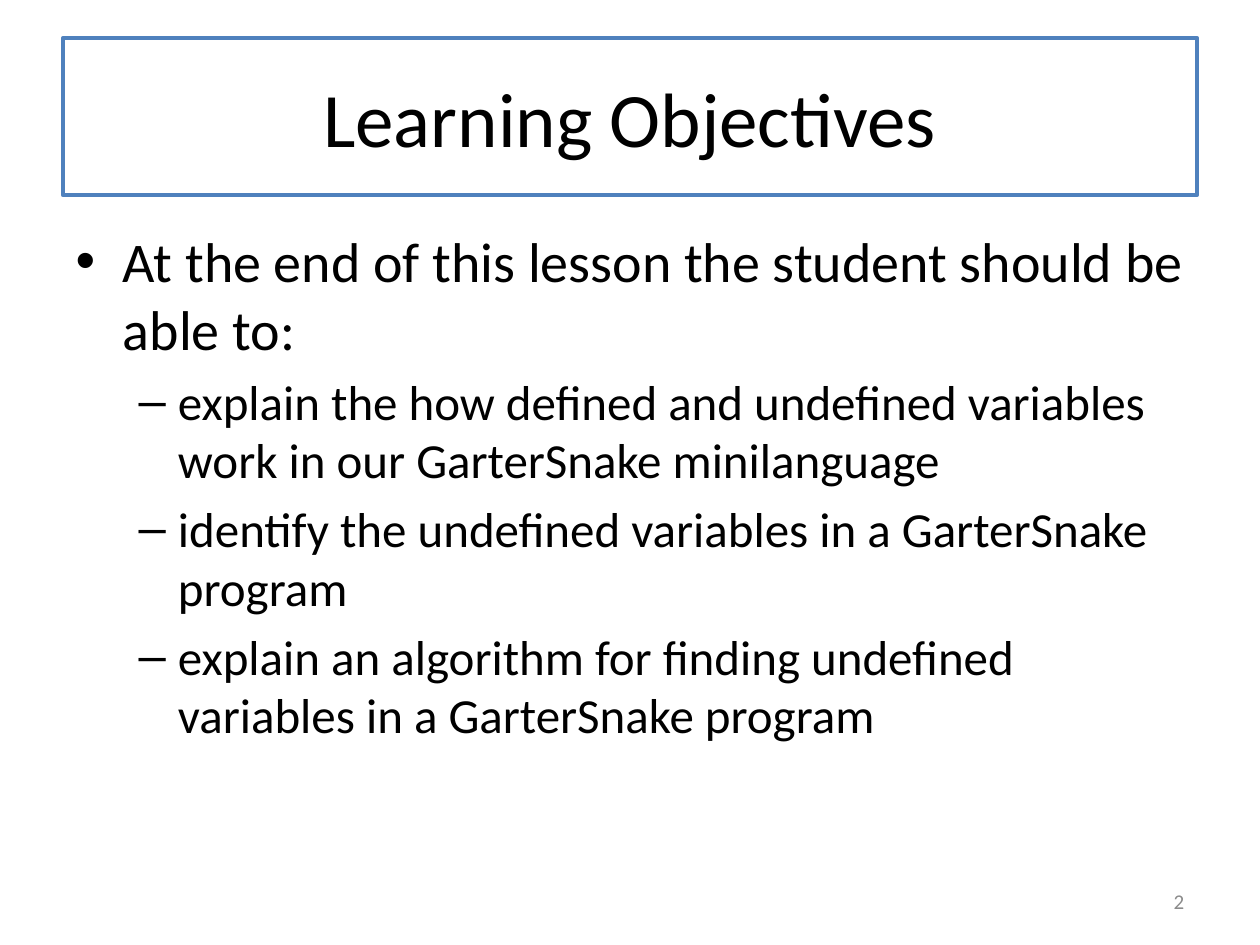
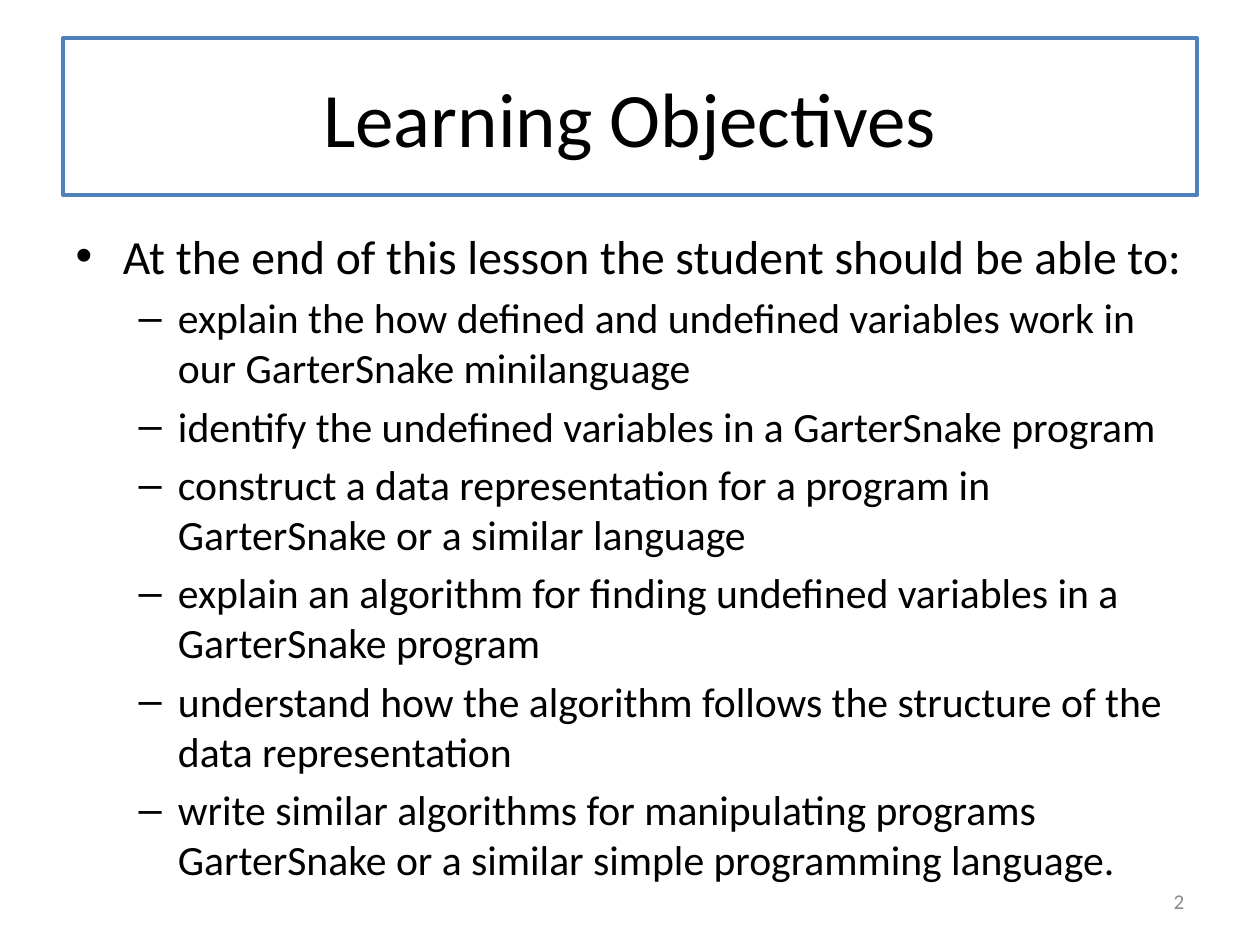
Before and after one commit to mwand/cs5010f16, a slide deck: slide 2 of Slides/Lesson 7.4 Case Study-- Undefined Variables.pptx. Drawn at 1260x945 pixels with LibreOffice and Linux fonts; fonts in the diff are those of the drawing. Boxes give left, top, right and bottom in pixels: in the first picture for what was removed or moved away, otherwise in the second. Text is boxed around its words. In the diff, an @@ line names an element or a change of style, - is before the commit and + after.

Commit message:
finished M07 GarterSnake example

```diff
--- a/Slides/Lesson 7.4 Case Study-- Undefined Variables.pptx
+++ b/Slides/Lesson 7.4 Case Study-- Undefined Variables.pptx
@@ text at (x1=123, y1=241, x2=1180, y2=665): size 32 to 27.2 pt in "At the end of this lesson the ..."; size 28 to 23.8 pt in "explain the how defined and undefined variables ...", "identify the undefined variables in a GarterSnake ...", "explain an algorithm for finding undefined variables ..." @@
@@ text at (x1=178, y1=471, x2=990, y2=557): paragraph added @@
+  – construct a data representation for a program in GarterSnake or a similar language
@@ text at (x1=178, y1=688, x2=1161, y2=832): paragraphs added @@
+  – understand how the algorithm follows the structure of the data representation
+  – write similar algorithms for manipulating programs GarterSnake or a similar simple programming language.
```
Also in this commit, not shown: 7 other slides changed, 10 slides added, 9 slides removed, 7 other files.
